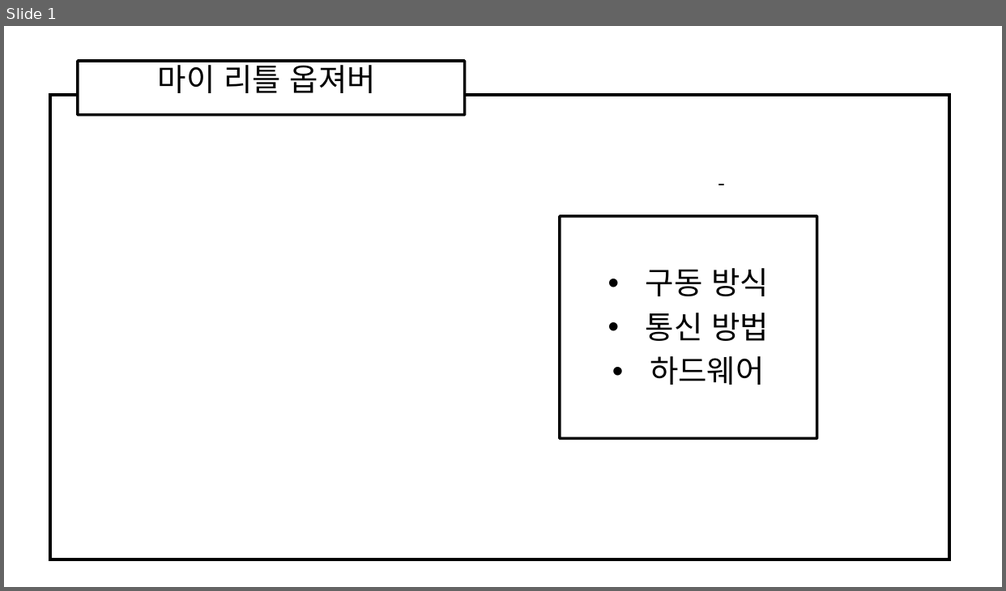
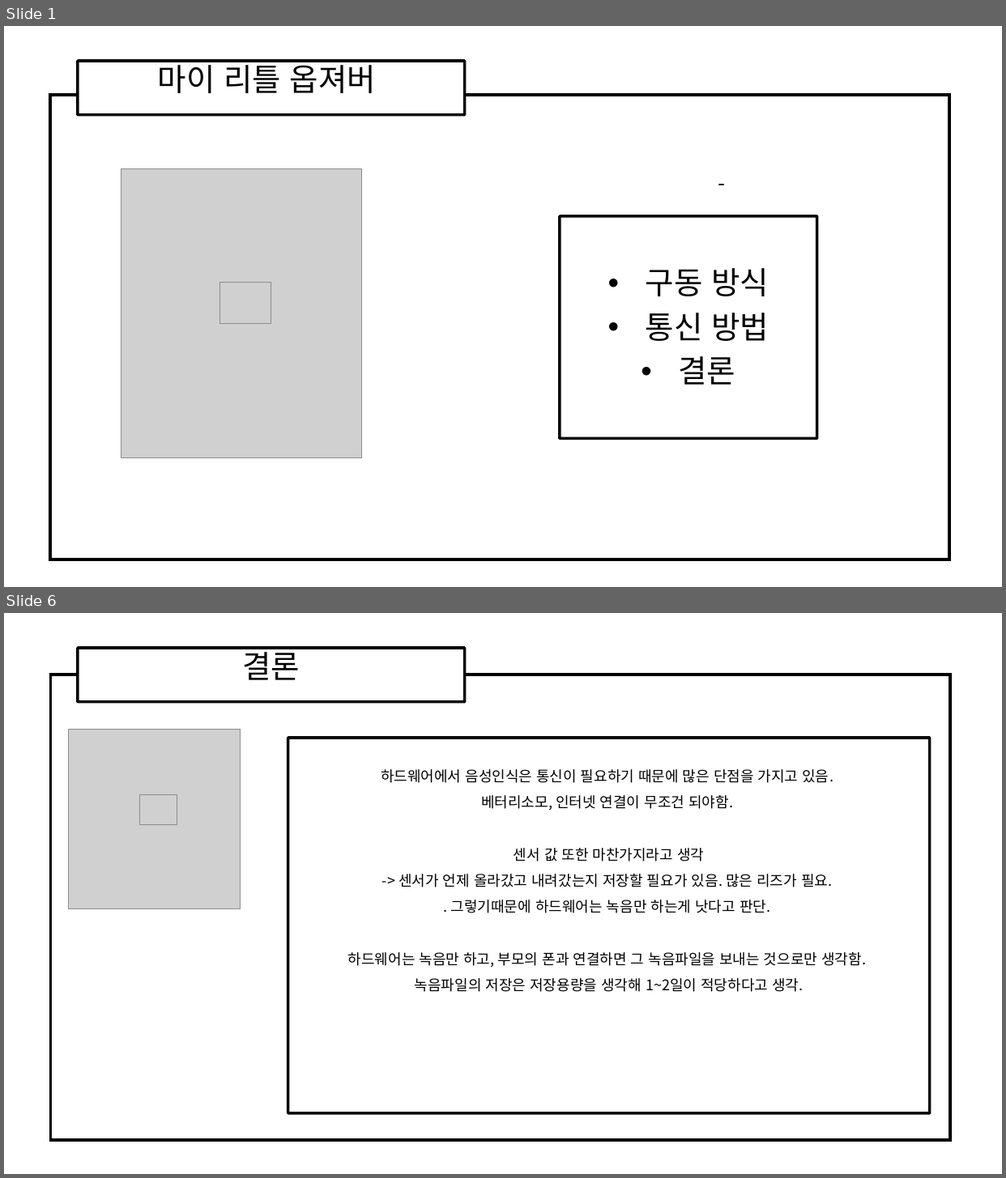
Before and after one commit to ForGraduate2020/Second-Semester, a slide deck: My Little Observer 각자 ppt/태정/My Little Observer.pptx. Shown one above the other, each under a label of ours: slide 1 before the commit, slides 1 and 6 after it; the slides between them are not shown. The pictures are 1006x591 and 1006x1178 pixels, drawn with LibreOffice and Linux fonts; fonts in the diff are those of the drawing; grey boxes stand for pictures. Boxes give left, top, right and bottom in pixels: in the first picture for what was removed or moved away, otherwise in the second. Text is boxed around its words. In the diff, an @@ line names an element or a change of style, - is before the commit and + after.

```diff
--- a/My Little Observer 각자 ppt/태정/My Little Observer.pptx
+++ b/My Little Observer 각자 ppt/태정/My Little Observer.pptx
@@ slide 6 added at (4, 613, 1002, 1174), background #FFFFFF @@
@@ subtitle added at (78, 648, 464, 702), fill #FFFFFF, outline #000000 2.75 pt, 30 pt, text #000000 @@
+결론
@@ rectangle added at (50, 675, 950, 1141), fill #FFFFFF, outline #000000 3 pt, 18 pt, text #FFFFFF @@
+ㅇㅇㅇ
@@ picture added at (68, 729, 240, 909) @@
@@ rectangle added at (288, 738, 930, 1114), fill #FFFFFF, outline #000000 2.75 pt, 14 pt, text #000000 @@
+하드웨어에서 음성인식은 통신이 필요하기 때문에 많은 단점을 가지고 있음.
+베터리소모, 인터넷 연결이 무조건 되야함.
+센서 값 또한 마찬가지라고 생각
+-> 센서가 언제 올라갔고 내려갔는지 저장할 필요가 있음. 많은 리즈가 필요.
+. 그렇기때문에 하드웨어는 녹음만 하는게 낫다고 판단.
+하드웨어는 녹음만 하고, 부모의 폰과 연결하면 그 녹음파일을 보내는 것으로만 생각함.
+녹음파일의 저장은 저장용량을 생각해 1~2일이 적당하다고 생각.
@@ picture added at (140, 795, 177, 824) @@
@@ slide 1 changed as well @@
@@ picture added at (121, 169, 362, 458) @@
@@ picture added at (219, 282, 271, 323) @@
@@ text in rectangle at (679, 356, 736, 385): text changed @@
-• 하드웨어
+• 결론
```
Also in this commit, not shown: 4 other slides added.
